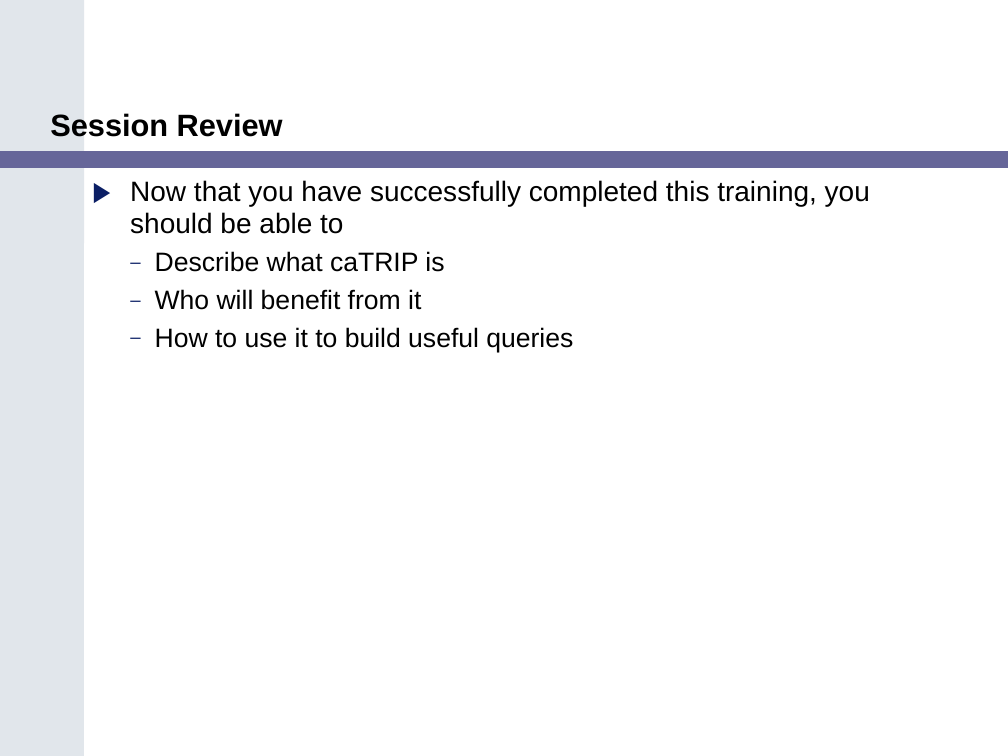
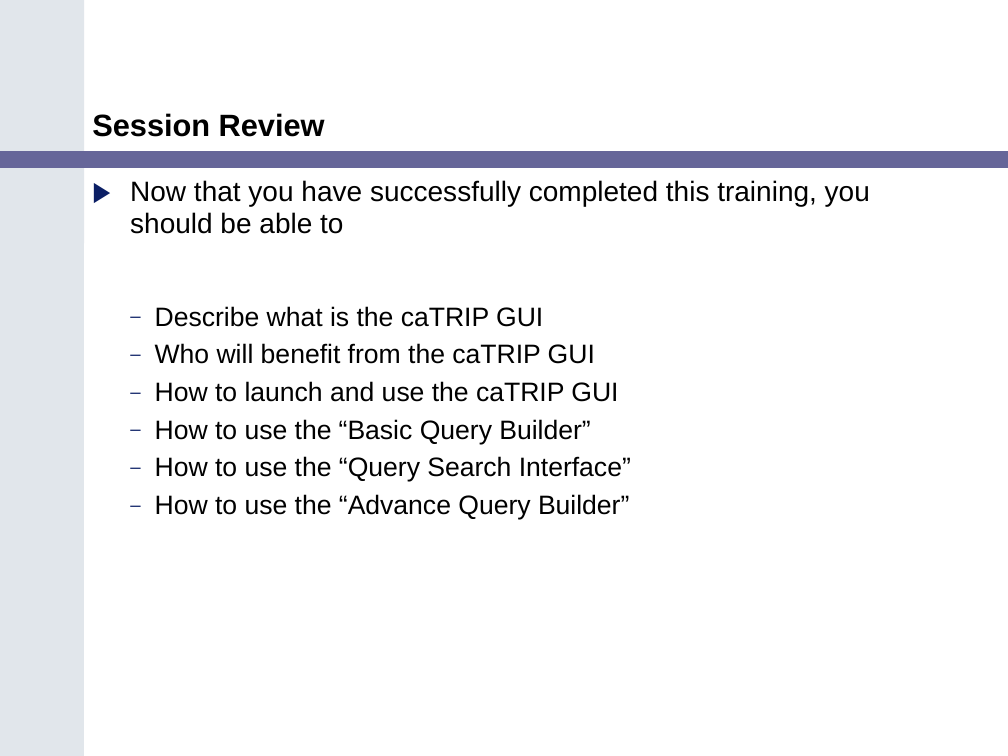
Before and after one commit to NCIP/catrip, a slide deck: slide 32 of catrip/documentation/training/caTRIP_Training_Module.ppt (slide 27 before the commit). Drawn at 1008x756 pixels with LibreOffice and Linux fonts; fonts in the diff are those of the drawing. Boxes give left, top, right and bottom in pixels: in the first picture for what was removed or moved away, otherwise in the second. Text is boxed around its words. In the diff, an @@ line names an element or a change of style, - is before the commit and + after.

```diff
--- a/catrip/documentation/training/caTRIP_Training_Module.ppt
+++ b/catrip/documentation/training/caTRIP_Training_Module.ppt
@@ title "Session Review": place and size @@
-title "Session Review" at <box>50,113,283,137</box>
+title "Session Review" at <box>92,113,325,137</box>
@@ text at <box>155,306,631,519</box>: text changed @@
-  – Describe what caTRIP is
-  – Who will benefit from it
-  – How to use it to build useful queries
+  – Describe what is the caTRIP GUI
+  – Who will benefit from the caTRIP GUI
+  – How to launch and use the caTRIP GUI
+  – How to use the “Basic Query Builder”
+  – How to use the “Query Search Interface”
+  – How to use the “Advance Query Builder”
```
Also in this commit, not shown: 26 other slides changed, 6 slides added, 1 slide removed, 2 other files.
